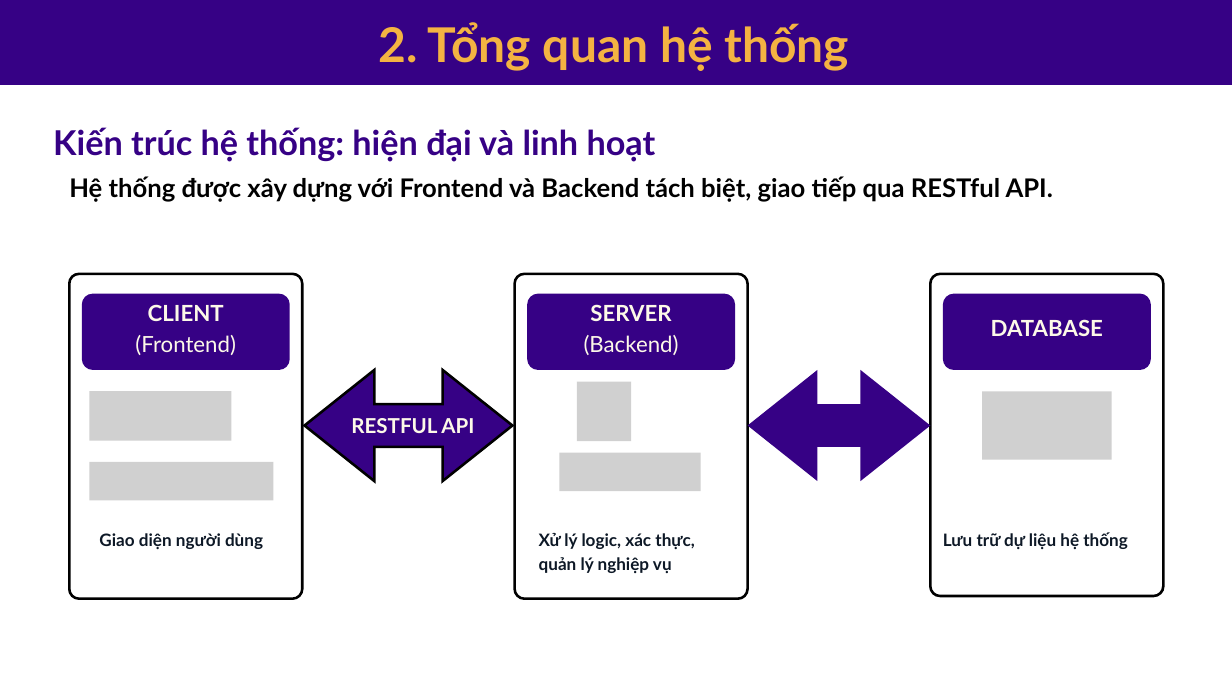
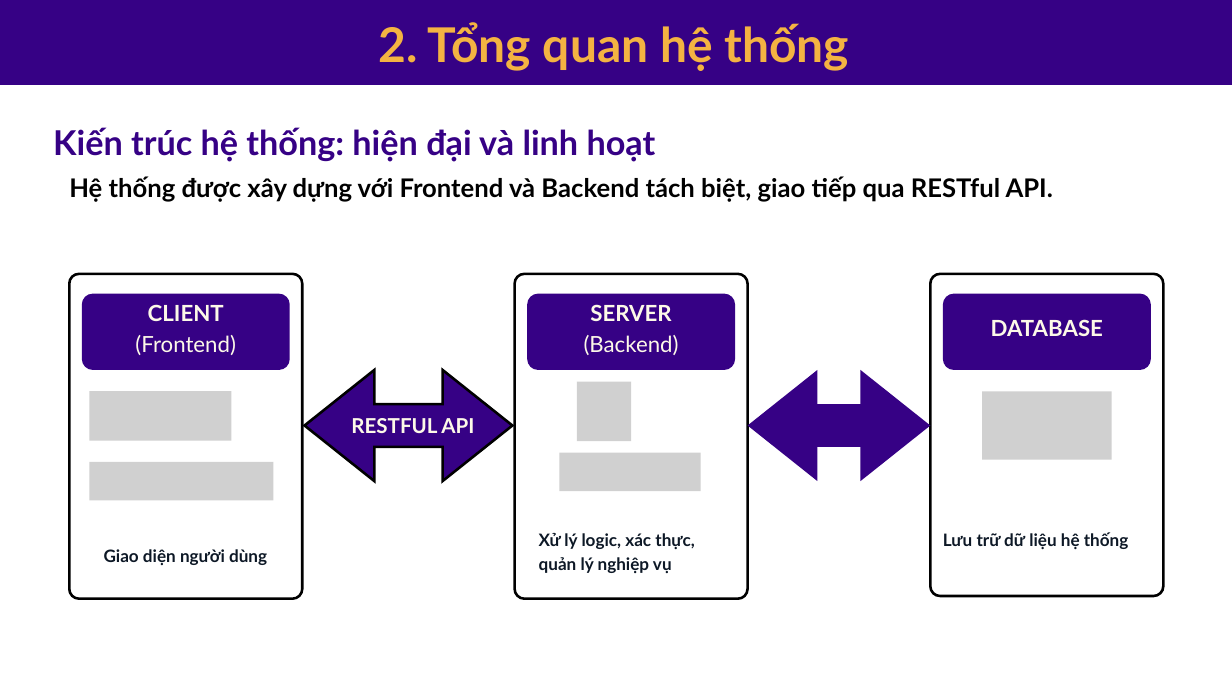
Before and after one commit to Huyle205/csn-da23ttc-letuanhuy-webhoctap-reactjs, a slide deck: slide 5 of thesis/abs/Bao cao thuyet trinh.pptx. Drawn at 1232x693 pixels with LibreOffice and Linux fonts; fonts in the diff are those of the drawing; grey boxes stand for pictures. Boxes give left, top, right and bottom in pixels: in the first picture for what was removed or moved away, otherwise in the second. Text is boxed around its words. In the diff, an @@ line names an element or a change of style, - is before the commit and + after.

```diff
--- a/thesis/abs/Bao cao thuyet trinh.pptx
+++ b/thesis/abs/Bao cao thuyet trinh.pptx
@@ text at (943,532,1129,549): text changed @@
-Lưu trữ dự liệu hệ thống
+Lưu trữ dữ liệu hệ thống
@@ text "Giao diện người dùng": place and size @@
-text "Giao diện người dùng" at (99,533,263,549)
+text "Giao diện người dùng" at (104,549,267,565)
```
Also in this commit, not shown: 9 other slides changed, 26 other files.
